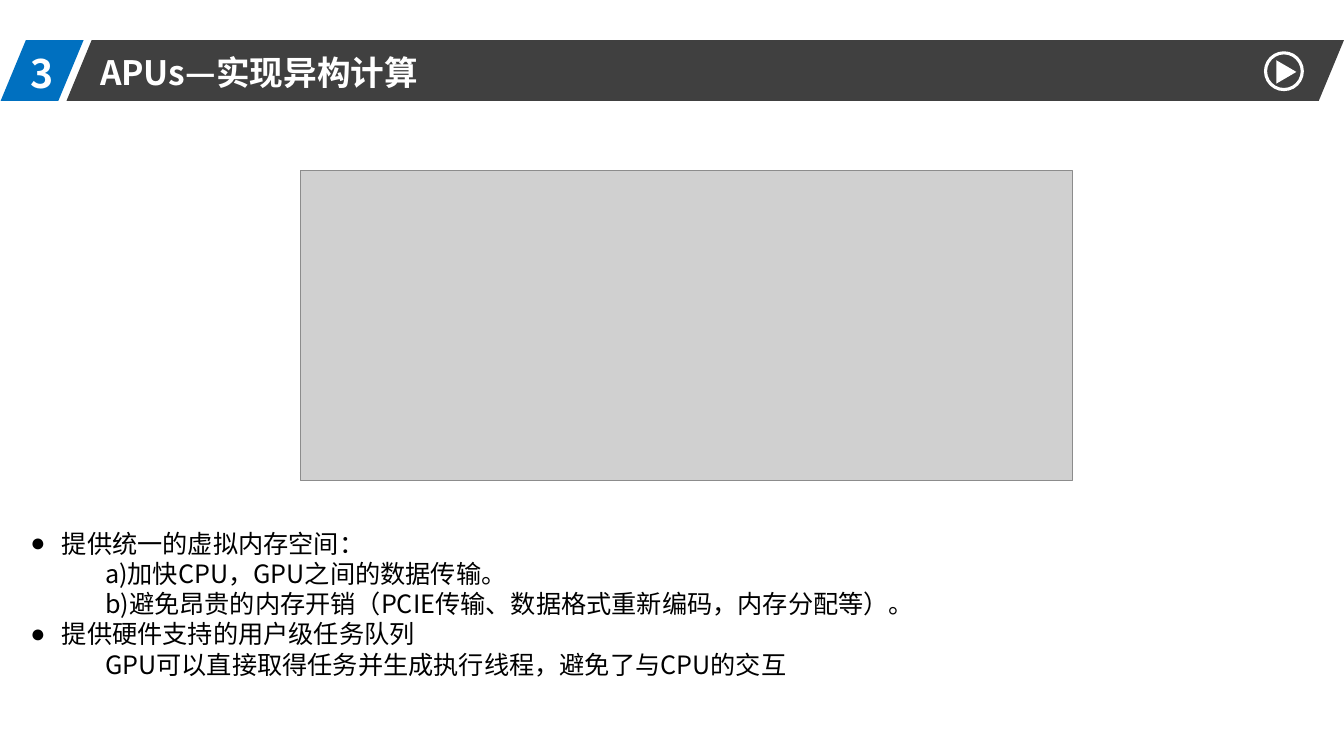
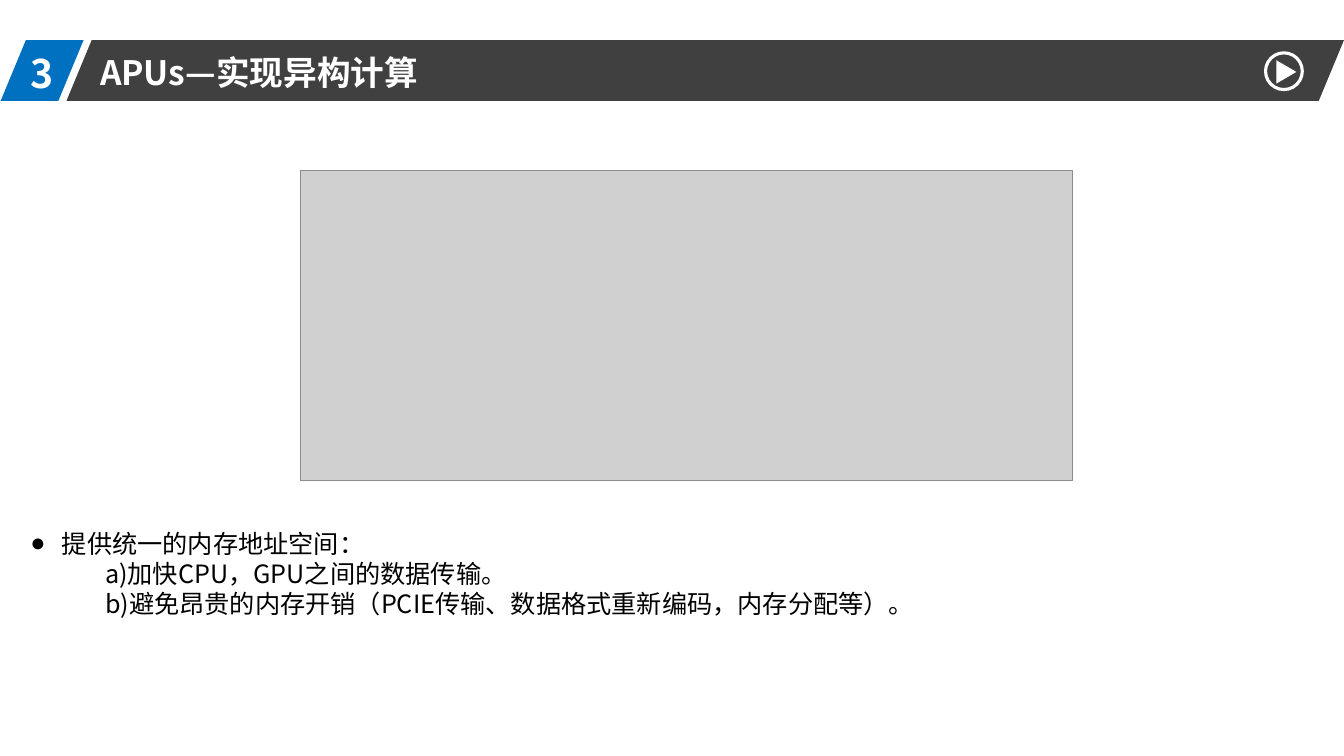
Before and after one commit to DO-MINATOR/buaa, a slide deck: slide 5 of 高性能计算机/高性能.pptx (slide 4 before the commit). Drawn at 1344x756 pixels with LibreOffice and Linux fonts; fonts in the diff are those of the drawing; grey boxes stand for pictures. Boxes give left, top, right and bottom in pixels: in the first picture for what was removed or moved away, otherwise in the second. Text is boxed around its words. In the diff, an @@ line names an element or a change of style, - is before the commit and + after.

```diff
--- a/高性能计算机/高性能.pptx
+++ b/高性能计算机/高性能.pptx
@@ text at bbox=[62, 531, 364, 555]: text changed @@
-● 提供统一的虚拟内存空间：
+● 提供统一的内存地址空间：
@@ text at bbox=[62, 621, 786, 677]: paragraphs removed @@
-● 提供硬件支持的用户级任务队列
-GPU可以直接取得任务并生成执行线程，避免了与CPU的交互
```
Also in this commit, not shown: 9 other slides changed, 7 slides added, 2 other files.
